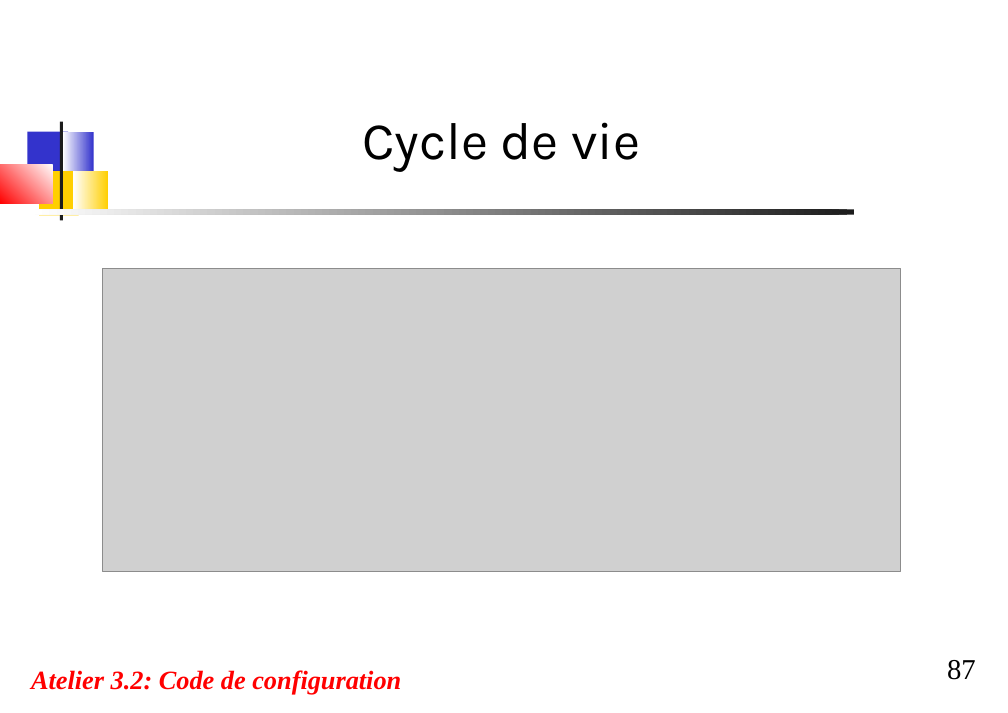
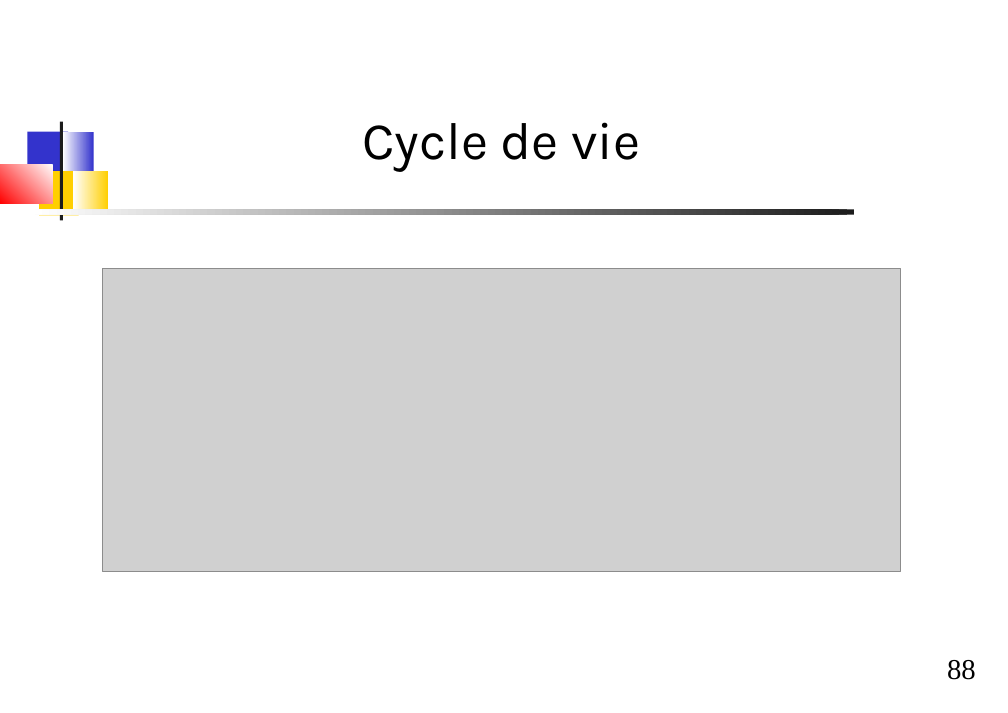
Before and after one commit to dthibau/gradle, a slide deck: slide 88 of Gradle.odp (slide 87 before the commit). Drawn at 1008x713 pixels with LibreOffice and Linux fonts; fonts in the diff are those of the drawing; grey boxes stand for pictures. Boxes give left, top, right and bottom in pixels: in the first picture for what was removed or moved away, otherwise in the second. Text is boxed around its words. In the diff, an @@ line names an element or a change of style, - is before the commit and + after.

```diff
--- a/Gradle.odp
+++ b/Gradle.odp
@@ text removed at (31,670,401,695) @@
-Atelier 3.2: Code de configuration
@@ page number at (947,660,976,680): text changed @@
-87
+88
```
Also in this commit, not shown: 6 other slides changed, 4 slides added, 1 slide removed, 1 other file.
